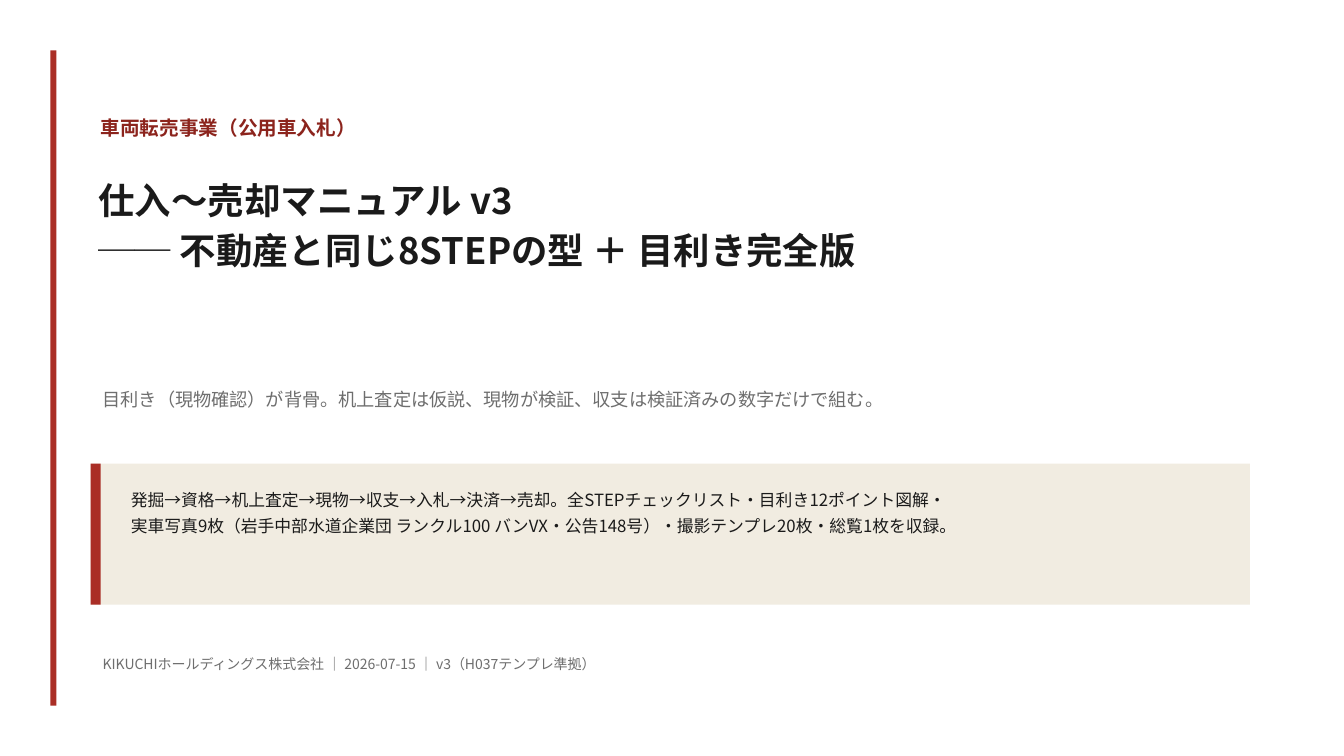
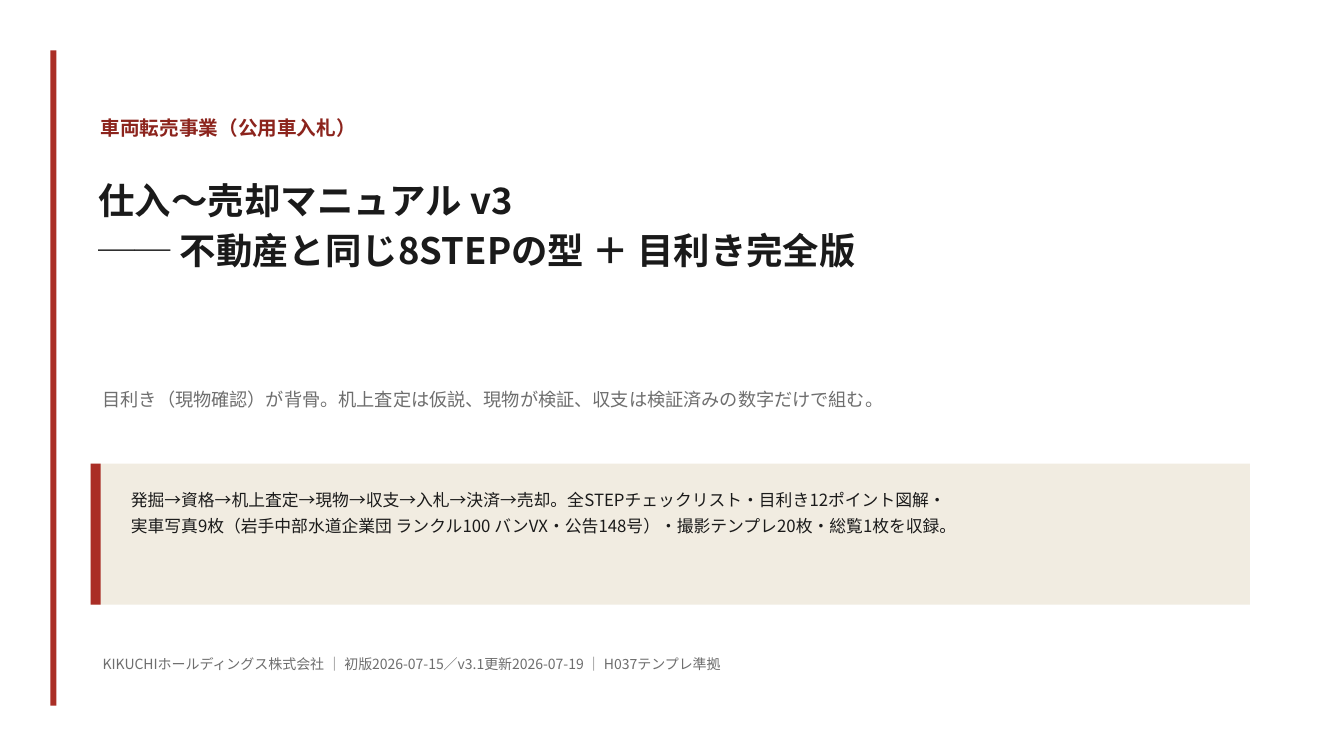
Before and after one commit to ec-seller-oss/khd_workspace, a slide deck: slide 1 of KHD_車両転売_仕入売却マニュアル_v3_テンプレ準拠.pptx. Drawn at 1344x756 pixels with LibreOffice and Linux fonts; fonts in the diff are those of the drawing. Boxes give left, top, right and bottom in pixels: in the first picture for what was removed or moved away, otherwise in the second. Text is boxed around its words. In the diff, an @@ line names an element or a change of style, - is before the commit and + after.

```diff
--- a/KHD_車両転売_仕入売却マニュアル_v3_テンプレ準拠.pptx
+++ b/KHD_車両転売_仕入売却マニュアル_v3_テンプレ準拠.pptx
@@ text at bbox=[103, 657, 721, 670]: text changed @@
-KIKUCHIホールディングス株式会社 ｜ 2026-07-15 ｜ v3（H037テンプレ準拠）
+KIKUCHIホールディングス株式会社 ｜ 初版2026-07-15／v3.1更新2026-07-19 ｜ H037テンプレ準拠
```
Also in this commit, not shown: 20 other slides changed, 3 slides added, 3 other files.
